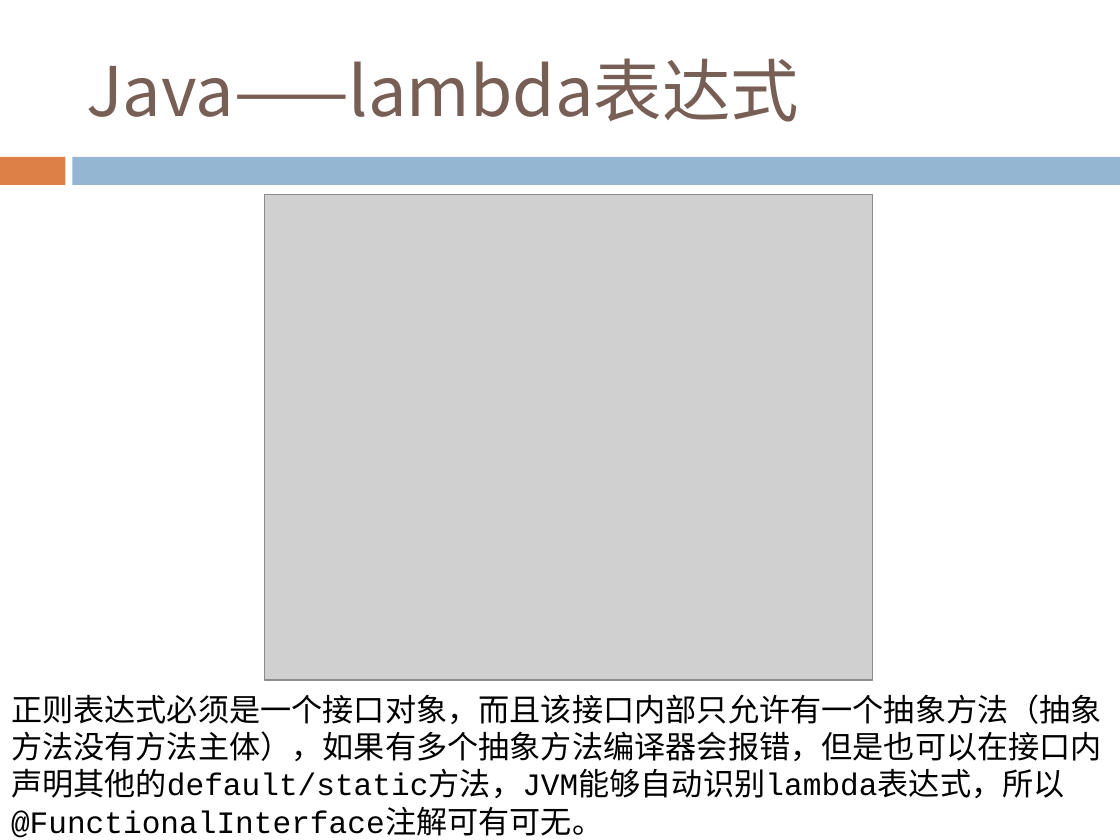
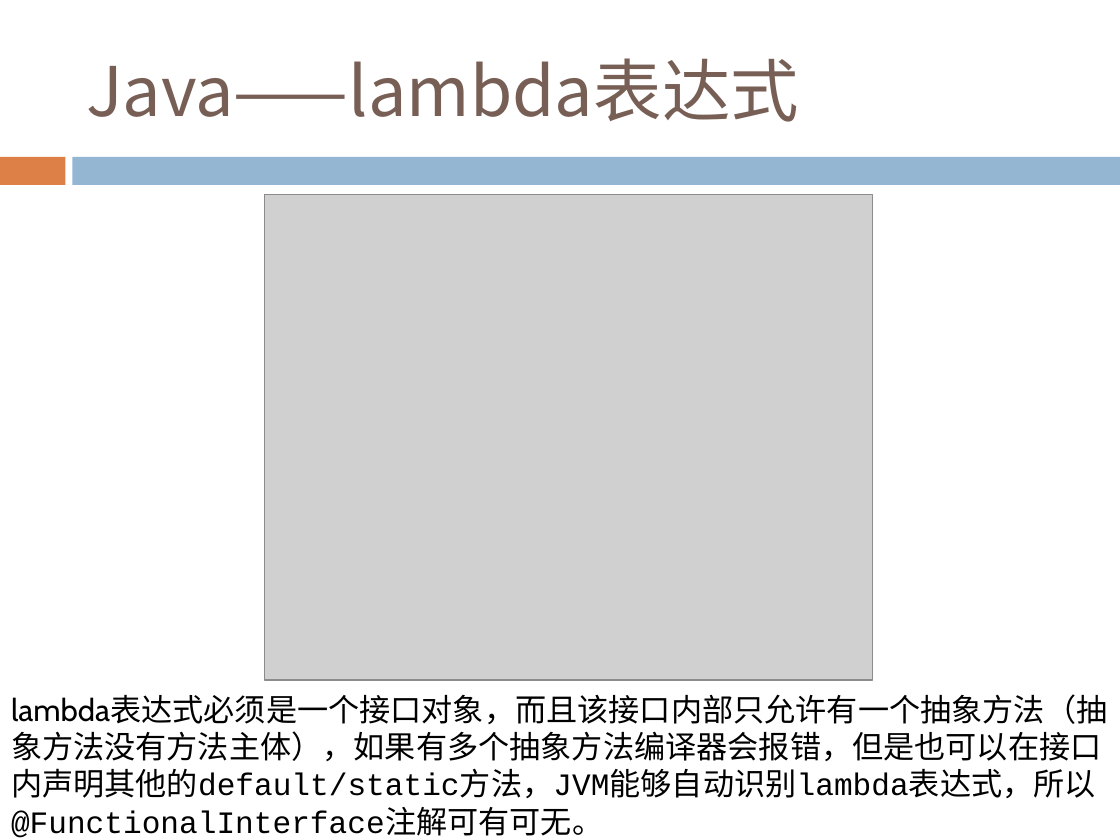
Before and after one commit to Costriod/study, a slide deck: slide 132 of Java基础.pptx. Drawn at 1120x840 pixels with LibreOffice and Linux fonts; fonts in the diff are those of the drawing; grey boxes stand for pictures. Boxes give left, top, right and bottom in pixels: in the first picture for what was removed or moved away, otherwise in the second. Text is boxed around its words. In the diff, an @@ line names an element or a change of style, - is before the commit and + after.

Commit message:
Update Java基础.pptx
修改错误描述

```diff
--- a/Java基础.pptx
+++ b/Java基础.pptx
@@ text at (11,694,1107,838): text changed @@
-正则表达式必须是一个接口对象，而且该接口内部只允许有一个抽象方法（抽象方法没有方法主体），如果有多个抽象方法编译器会报错，但是也可以在接口内声明其他的default/static方法，JVM能够自动识别lambda表达式，所以@FunctionalInterface注解可有可无。
+lambda表达式必须是一个接口对象，而且该接口内部只允许有一个抽象方法（抽象方法没有方法主体），如果有多个抽象方法编译器会报错，但是也可以在接口内声明其他的default/static方法，JVM能够自动识别lambda表达式，所以@FunctionalInterface注解可有可无。
```
